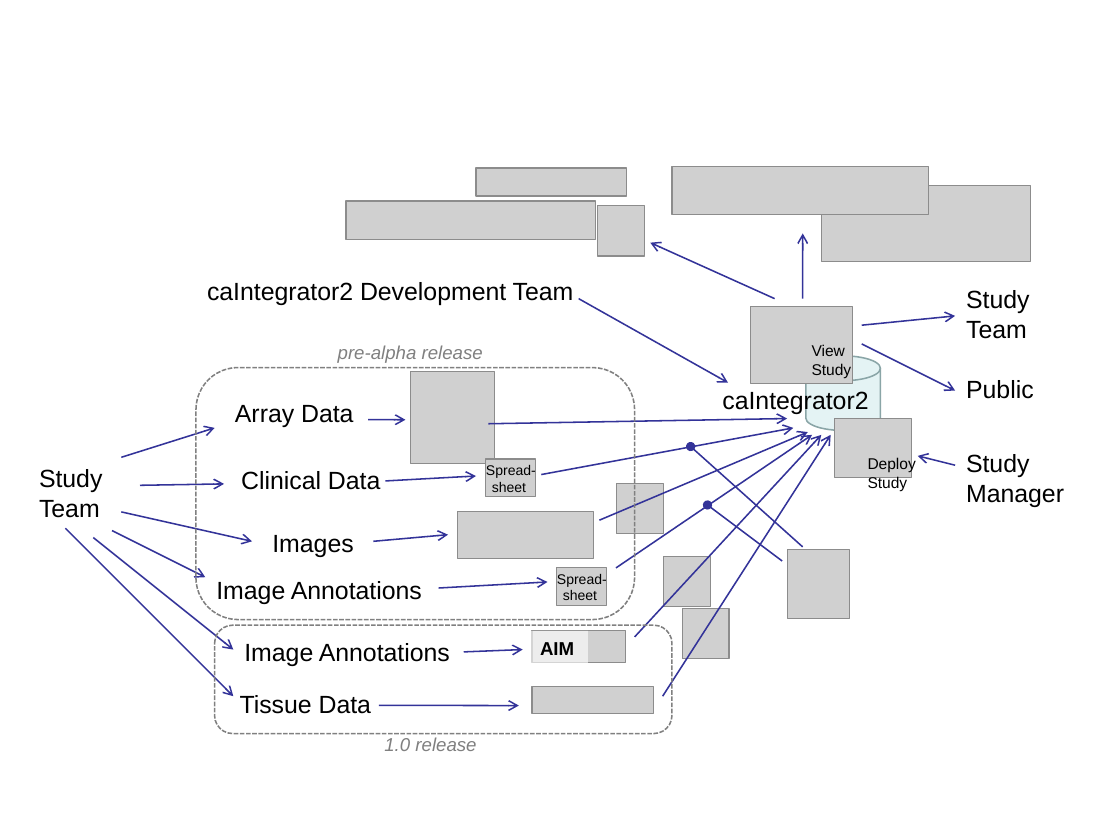
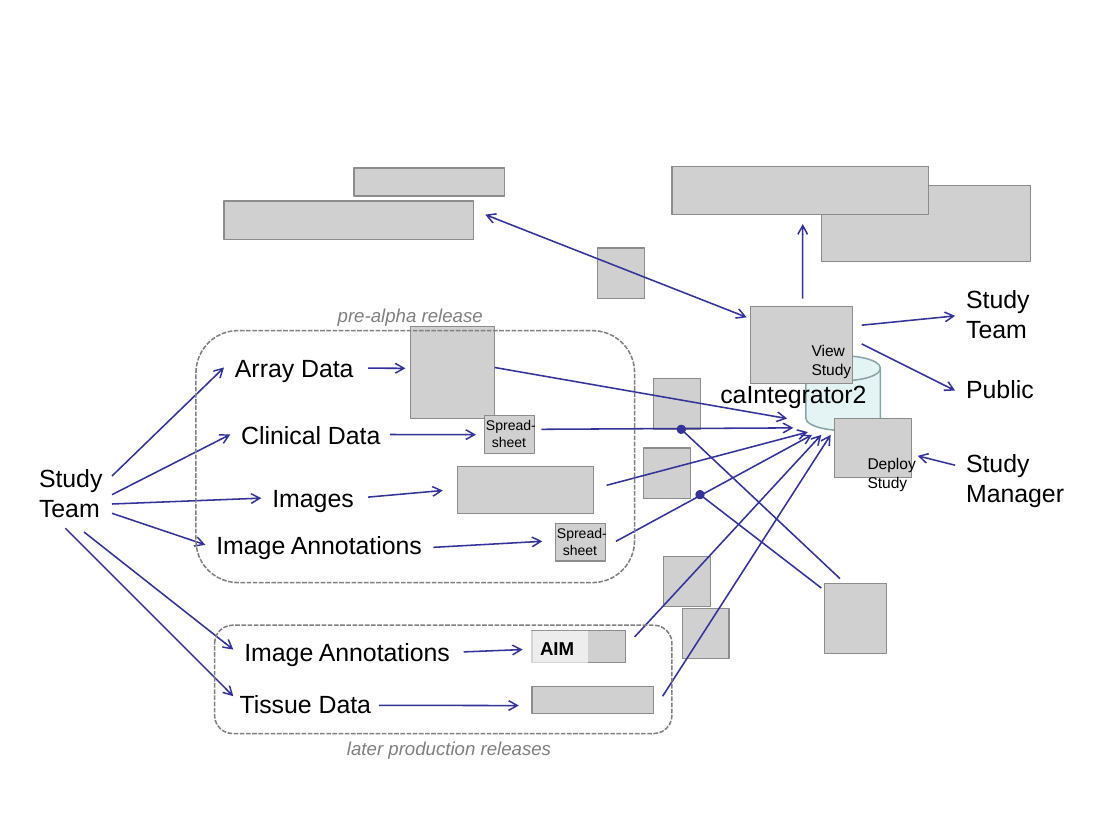
Before and after one commit to NCIP/caintegrator-docs, a slide deck: slide 4 of project_management/external_meetings/Pre Alpha Release Intro Slides.pptx. Drawn at 1120x840 pixels with LibreOffice and Linux fonts; fonts in the diff are those of the drawing; grey boxes stand for pictures; background and template pictures are left out. Boxes give left, top, right and bottom in pixels: in the first picture for what was removed or moved away, otherwise in the second. Text is boxed around its words. In the diff, an @@ line names an element or a change of style, - is before the commit and + after.

Commit message:
made some changes in prep for doing video

```diff
--- a/project_management/external_meetings/Pre Alpha Release Intro Slides.pptx
+++ b/project_management/external_meetings/Pre Alpha Release Intro Slides.pptx
@@ picture: place and size @@
-picture at <box>476,168,626,196</box>
+picture at <box>354,168,504,196</box>
@@ picture: place and size @@
-picture at <box>346,200,596,239</box>
+picture at <box>224,200,474,239</box>
@@ arrow moved from (775, 299) - (651, 243) to (747, 317) - (485, 215) @@
@@ arrow (747, 317) - (485, 215): arrow to double arrow @@
@@ arrow moved from (803, 299) - (803, 233) to (803, 299) - (803, 224) @@
@@ picture: place and size @@
-picture at <box>597,205,644,255</box>
+picture at <box>597,248,644,298</box>
@@ text removed at <box>207,282,574,305</box> @@
-caIntegrator2 Development Team
@@ text "pre-alpha release": place and size @@
-text "pre-alpha release" at <box>338,345,483,363</box>
+text "pre-alpha release" at <box>338,308,483,327</box>
@@ arrow removed from (579, 299) to (728, 383) @@
@@ rounded rectangle: place and size @@
-rounded rectangle at <box>196,367,635,619</box>
+rounded rectangle at <box>196,330,635,582</box>
@@ arrow moved from (121, 457) - (215, 428) to (112, 476) - (224, 367) @@
@@ arrow moved from (368, 420) - (405, 420) to (368, 368) - (405, 368) @@
@@ arrow moved from (488, 423) - (787, 419) to (495, 367) - (787, 419) @@
@@ picture added at <box>653,379,700,429</box> @@
@@ text "caIntegrator2": place and size @@
-text "caIntegrator2" at <box>722,389,868,415</box>
+text "caIntegrator2" at <box>720,383,866,409</box>
@@ arrow moved from (140, 485) - (224, 484) to (112, 495) - (231, 435) @@
@@ arrow moved from (385, 480) - (476, 476) to (390, 435) - (476, 435) @@
@@ arrow moved from (541, 475) - (793, 428) to (541, 429) - (793, 428) @@
@@ arrow moved from (599, 520) - (808, 432) to (607, 485) - (808, 432) @@
@@ arrow moved from (616, 568) - (812, 435) to (616, 541) - (812, 435) @@
@@ picture: place and size @@
-picture at <box>616,483,663,533</box>
+picture at <box>644,448,691,498</box>
@@ arrow moved from (803, 547) - (691, 447) to (840, 579) - (681, 429) @@
@@ 6 texts, 4 pictures: place and size @@
-6 texts, 4 pictures at <box>216,372,607,605</box>
+6 texts, 4 pictures at <box>216,327,607,561</box>
@@ arrow moved from (121, 512) - (252, 541) to (112, 504) - (261, 498) @@
@@ arrow moved from (373, 541) - (448, 534) to (368, 497) - (442, 491) @@
@@ arrow moved from (782, 561) - (708, 505) to (821, 588) - (700, 495) @@
@@ arrow moved from (93, 538) - (233, 650) to (84, 532) - (233, 650) @@
@@ arrow moved from (112, 531) - (205, 577) to (112, 513) - (205, 544) @@
@@ arrow moved from (439, 588) - (548, 582) to (433, 548) - (542, 541) @@
@@ picture: place and size @@
-picture at <box>787,549,849,618</box>
+picture at <box>824,584,886,653</box>
@@ text at <box>347,741,551,759</box>: text changed @@
-1.0 release
+later production releases
```
